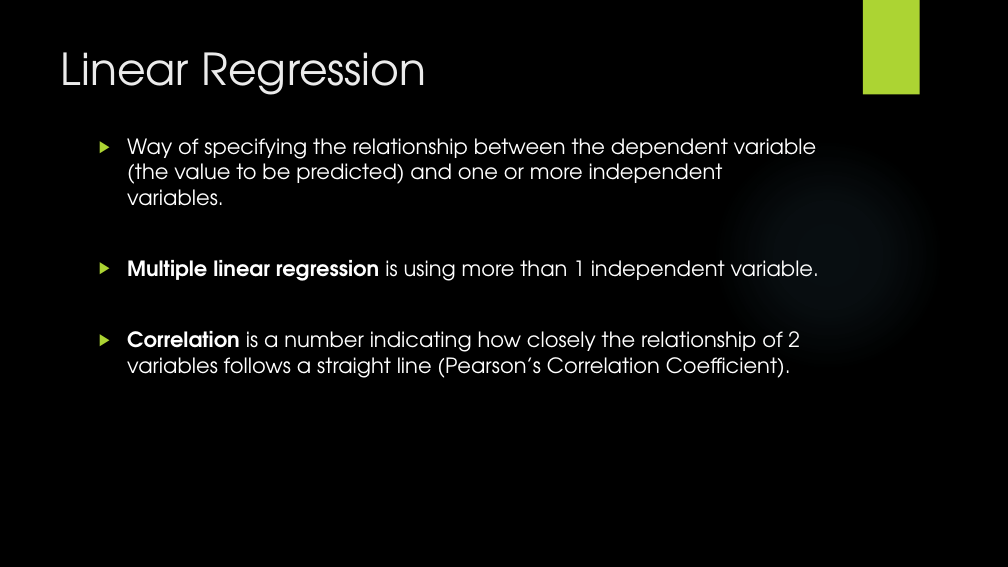
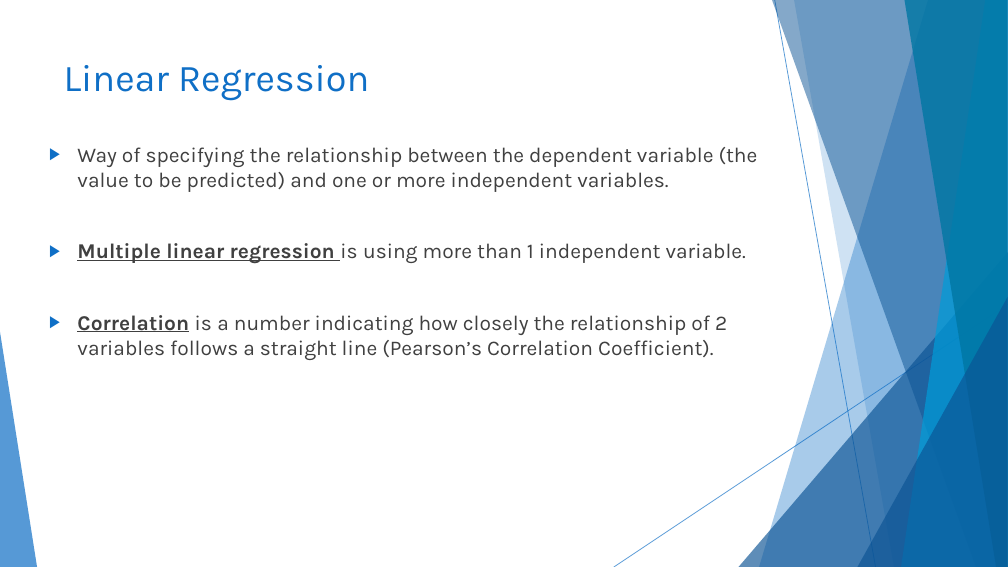
Before and after one commit to codyhock/Senior-Project, a slide deck: slide 7 of CHOCKfinal.pptx. Drawn at 1008x567 pixels with LibreOffice and Linux fonts; fonts in the diff are those of the drawing; background and template pictures are left out. Boxes give left, top, right and bottom in pixels: in the first picture for what was removed or moved away, otherwise in the second. Text is boxed around its words. In the diff, an @@ line names an element or a change of style, - is before the commit and + after.

```diff
--- a/CHOCKfinal.pptx
+++ b/CHOCKfinal.pptx
@@ background picture (left out) to #FFFFFF @@
@@ rectangle removed at [863,0,920,95] @@
@@ title "Linear Regression": place and size @@
-title "Linear Regression" at [61,52,426,95]
+title "Linear Regression" at [64,65,369,101]
@@ title "Linear Regression" at [64,65,369,101]: size 42 to 36 pt, font TeX Gyre Adventor to Karla, text colour #EBEBEB to #0F6FC6 @@
@@ text "Way of specifying the relationship ...": place and size @@
-text "Way of specifying the relationship ..." at [127,138,819,378]
+text "Way of specifying the relationship ..." at [77,147,758,360]
@@ text "Way of specifying the relationship ..." at [77,147,758,360]: font TeX Gyre Adventor to Karla, text colour #FFFFFF to #404040; underline on in "Multiple linear regression", "Correlation"; bullet colour #ACD433 to #0F6FC6 @@
@@ ellipse removed at [712,138,944,371] @@
@@ group added at [0,0,1008,567]: 5 freeform shapes, 3 triangles, 2 lines @@
```
Also in this commit, not shown: 26 other slides changed, 3 slides added, 3 slides removed.
